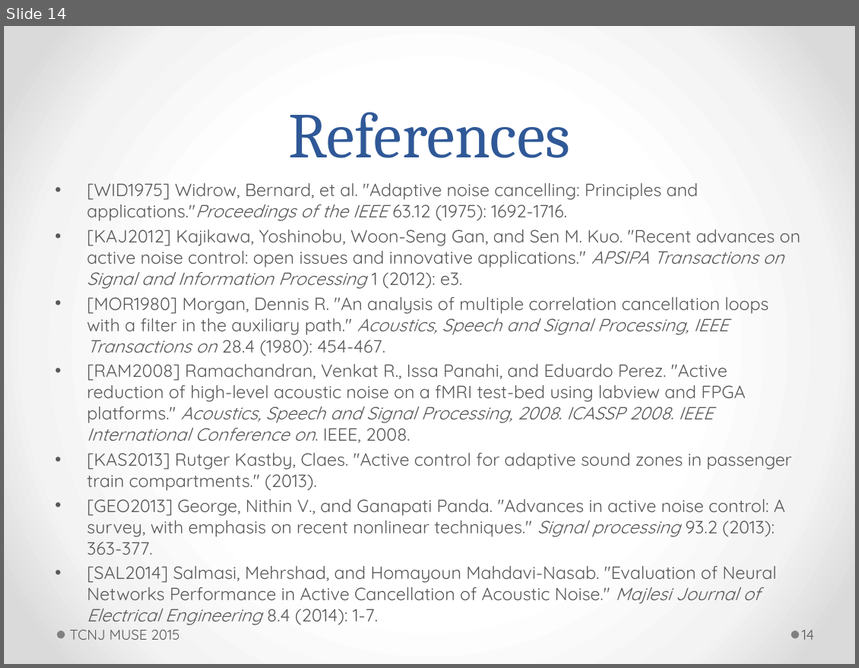
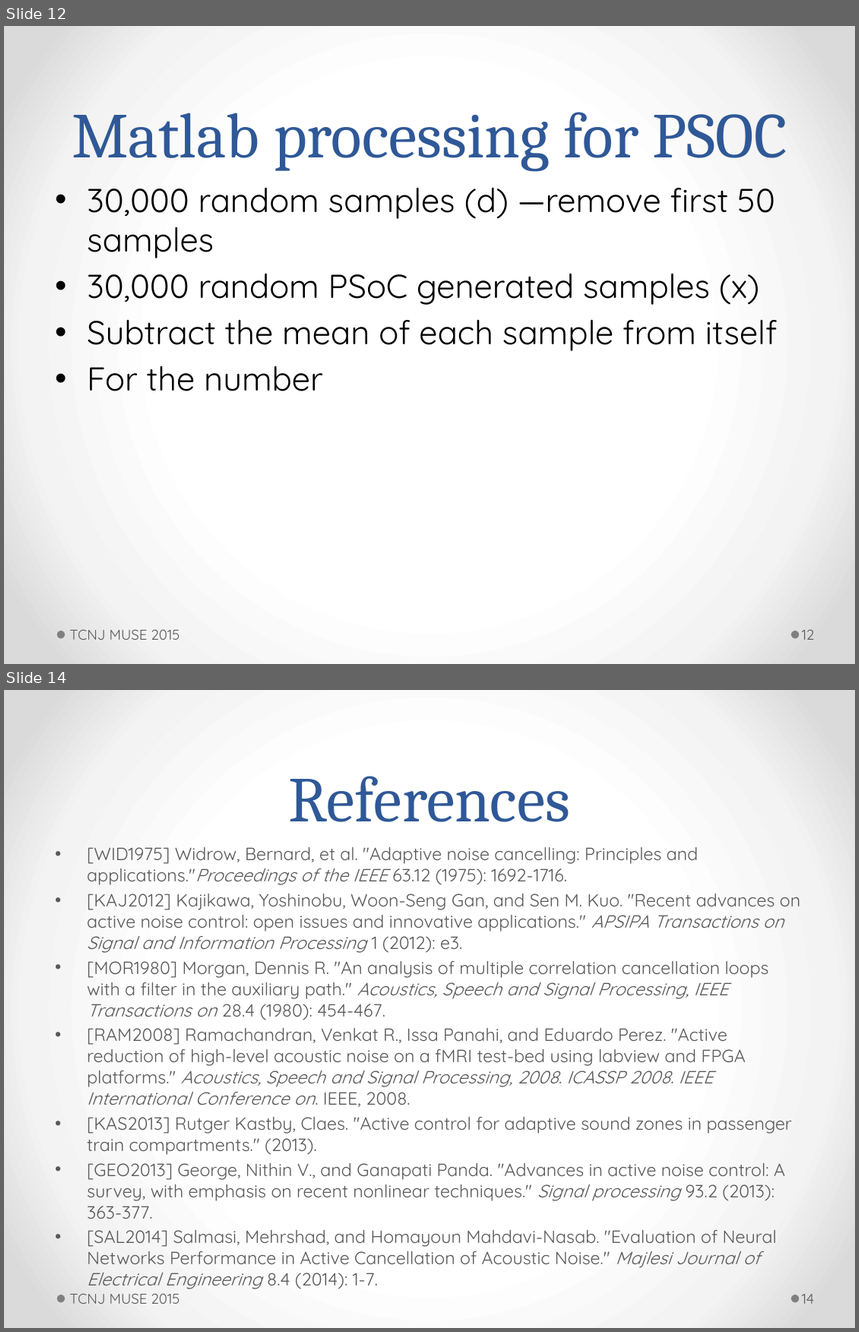
Before and after one commit to ActiveNoiseCancellationResearch/MUSE-Research, a slide deck: proj_anc/doc/jswift/7_23_2015_powerpoint.pptm. Shown one above the other, each under a label of ours: slide 14 before the commit, slides 12 and 14 after it; the slides between them are not shown. The pictures are 859x668 and 859x1332 pixels, drawn with LibreOffice and Linux fonts; fonts in the diff are those of the drawing. Boxes give left, top, right and bottom in pixels: in the first picture for what was removed or moved away, otherwise in the second. Text is boxed around its words. In the diff, an @@ line names an element or a change of style, - is before the commit and + after.

```diff
--- a/proj_anc/doc/jswift/7_23_2015_powerpoint.pptm
+++ b/proj_anc/doc/jswift/7_23_2015_powerpoint.pptm
@@ slide 12 added at <box>4,26,855,664</box>, background gradient #FFFFFF to #F4F4F4 to #DADADA; not listed: 2 template elements that a slide beside it also shows @@
@@ title added at <box>72,112,788,171</box>, 54 pt, text #2F5897 @@
+Matlab processing for PSOC
@@ text added at <box>87,187,778,392</box>, 28 pt, text #000000 @@
+• 30,000 random samples (d) —remove first 50 samples
+• 30,000 random PSoC generated samples (x)
+• Subtract the mean of each sample from itself
+• For the number
@@ text added at <box>69,630,180,640</box>, 12 pt, text #595959 @@
+TCNJ MUSE 2015
@@ page number added at <box>802,630,815,640</box>, 12 pt, text #595959 @@
+12
```
Also in this commit, not shown: 7 slides changed, 1 slide removed.
